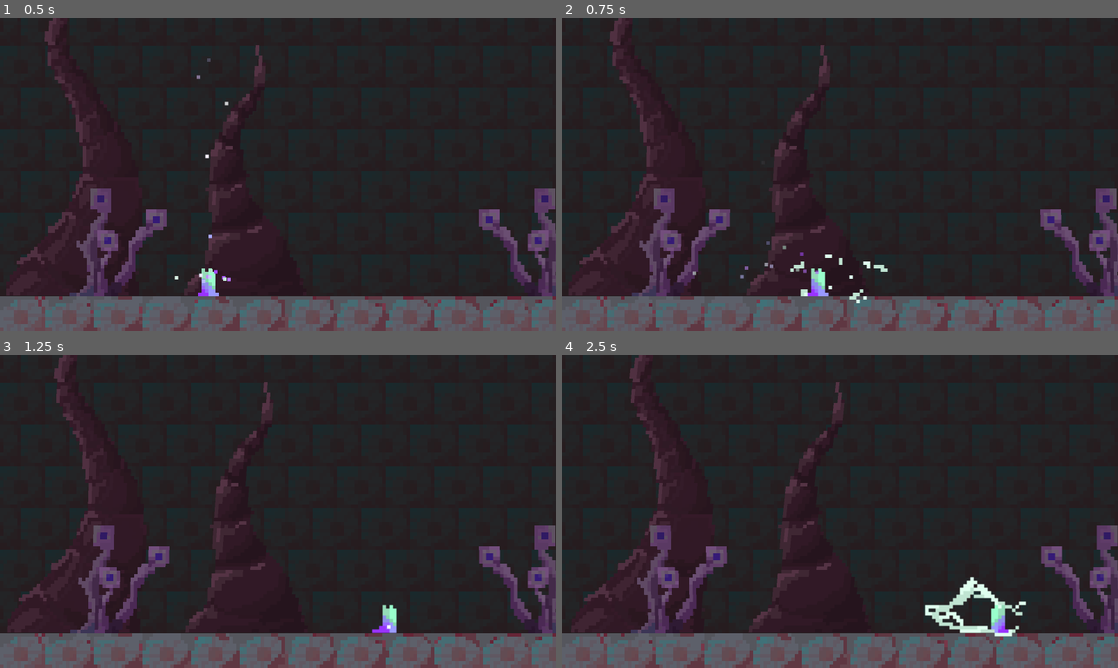
Above: before the commit, frames 1-4 (two rows, left to right).
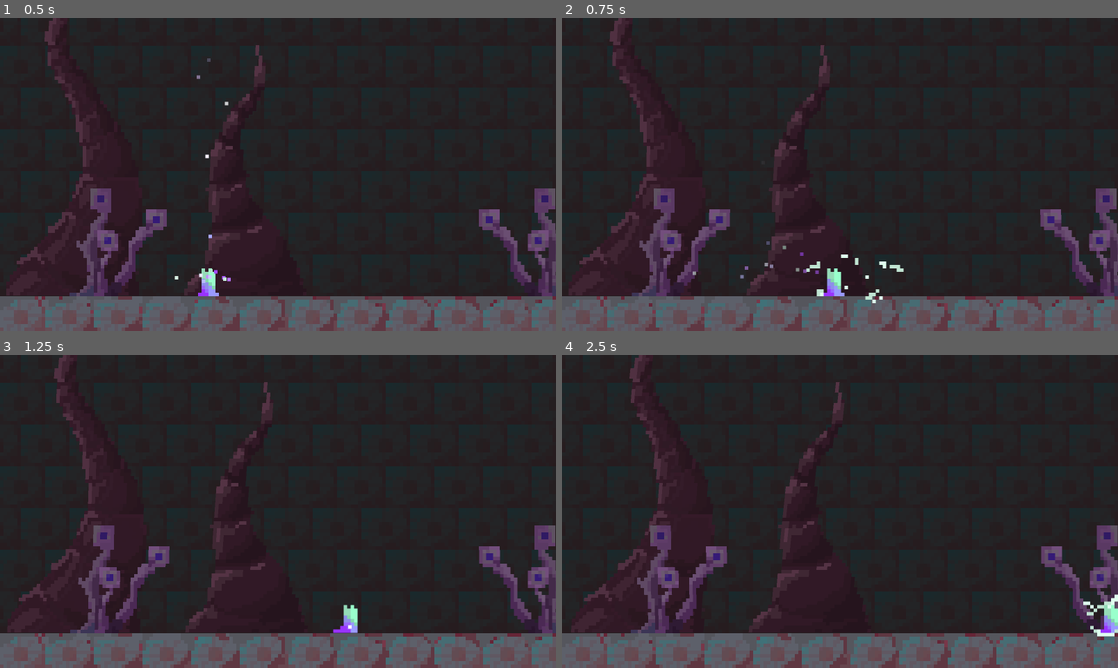
Above: after the commit, the same moments.

Repository: mu142857/Phage
Game: Godot game, scene res://levels/cradle_of_decay/cradle_of_decay.tscn
Same seed, same stepped clock (60 frames per second), same inputs: the game is played once before the commit and once after it. The project has no main scene, so this scene is started directly.
Inputs:
- Up to frame 1 (0.5 s): no input
- Up to frame 2 (0.75 s): tap Enter at 0.5 s; hold D (move_right) from 0.53 s (still down); hold Left (Attack1) from 0.53 s (still down)
- Up to frame 3 (1.25 s): keep holding D (move_right); keep holding Left (Attack1); tap Space (jump) at 0.77 s
- Up to frame 4 (2.5 s): release Left (Attack1) at 1.28 s; tap Left (Attack1) at 1.35 s; tap Space (jump) at 1.52 s; release D (move_right) at 2.03 s; hold A (move_left) from 2.03 s (still down); hold Left (Attack1) from 2.03 s (still down); tap Right (sprint) at 2.1 s

Frame 1 is identical in both runs. In frame 2, 0.9% of the frame differs, in the area x 41-62%, y 75-92%; in frame 3, 0.5%; in frame 4, 1.6%, in the area x 65-100%, y 70-90%.

Commit message:
Add two-stage Attack1 combo and animations

Diff:
--- a/phage-0.0/entities/player/player.tscn
+++ b/phage-0.0/entities/player/player.tscn
@@ -461,7 +461,12 @@
 }, {
 "duration": 1.0,
 "texture": SubResource("AtlasTexture_pth52")
-}, {
+}],
+"loop": false,
+"name": &"Attack1_1",
+"speed": 12.0
+}, {
+"frames": [{
 "duration": 1.0,
 "texture": SubResource("AtlasTexture_4iu2e")
 }, {
@@ -475,7 +480,7 @@
 "texture": SubResource("AtlasTexture_qsjf6")
 }],
 "loop": false,
-"name": &"Attack1",
+"name": &"Attack1_2",
 "speed": 12.0
 }, {
 "frames": [{
@@ -844,8 +849,9 @@
 
 [node name="AnimatedSprite2D" type="AnimatedSprite2D" parent="." unique_id=2023249808]
 sprite_frames = SubResource("SpriteFrames_akixf")
-animation = &"Attack1"
-frame = 5
+animation = &"Attack1_2"
+frame = 3
+frame_progress = 1.0
 offset = Vector2(30, -24)
 
 [node name="CollisionNormal" type="CollisionShape2D" parent="." unique_id=1544803397]
--- a/phage-0.0/entities/player/player_attack_1(9).gd
+++ b/phage-0.0/entities/player/player_attack_1(9).gd
@@ -1,45 +1,113 @@
 extends BasicState
 
-const ATTACK_MOVE_MULTIPLIER: float = 0.75
+const ATTACK_BURST_SPEED: float = 180.0
+const ATTACK_BRAKE_ACCEL: float = 800.0
 const ATTACK1_1_DAMAGE: int = 100
 const ATTACK1_2_DAMAGE: int = 30
+const ATTACK1_1_TRIGGER_FRAME: int = 2
+const ATTACK1_2_TRIGGER_FRAME: int = 2
+const ATTACK1_1_TRIGGER_TIME: float = 2.0 / 12.0
+const ATTACK1_2_TRIGGER_TIME: float = 2.0 / 12.0
+const COMBO_QUEUE_OPEN_TIME: float = 2.0 / 12.0
+
+const ANIM_ATTACK1_1: StringName = &"Attack1_1"
+const ANIM_ATTACK1_2: StringName = &"Attack1_2"
+const ANIM_ATTACK_LEGACY: StringName = &"Attack1"
 
 @onready var attack_hitbox_1: Area2D = $"../../HitBox/Attack1_1"
 @onready var attack_hitbox_2: Area2D = $"../../HitBox/Attack1_2"
+
+var phase_1_done: bool = false
+var phase_2_done: bool = false
+var attack_elapsed: float = 0.0
+var attack_locked_facing: int = 1
+var phase_2_requested: bool = false
+var current_phase: int = 1
 
 func enter() -> void:
 	var player := host as Player
 	if player == null:
 		return
+	phase_1_done = false
+	phase_2_done = false
+	attack_elapsed = 0.0
+	phase_2_requested = false
+	current_phase = 1
+	attack_locked_facing = player.facing_direction
+	if attack_locked_facing == 0:
+		attack_locked_facing = 1
+	player.set_facing_direction(attack_locked_facing)
 	player.set_walking_effect(false)
 	player.clear_attack_hitboxes()
-	if is_instance_valid(player.sprite):
-		player.sprite.play(&"Attack1")
+	_apply_attack_surge(player)
+	_play_attack_animation(player, ANIM_ATTACK1_1, ANIM_ATTACK_LEGACY)
 
 func process(delta: float) -> void:
 	var player := host as Player
 	if player == null:
 		return
 
-	var move_input := Input.get_axis(&"move_left", &"move_right")
-	player.velocity.x = move_input * player.RUN_SPEED * ATTACK_MOVE_MULTIPLIER
-
-	if move_input > 0.0:
-		player.set_facing_direction(1)
-	elif move_input < 0.0:
-		player.set_facing_direction(-1)
+	# Ignore horizontal move input during attack: do a forward lunge then decay.
+	player.velocity.x = move_toward(player.velocity.x, 0.0, ATTACK_BRAKE_ACCEL * delta)
+	player.set_facing_direction(attack_locked_facing)
 
 	if not player.is_on_floor():
 		player.velocity.y += player.GRAVITY * delta
 	elif player.velocity.y > 0.0:
 		player.velocity.y = 0.0
 	player.move_and_slide()
+	attack_elapsed += delta
+
+	# Queue phase 2 only in phase 1 and after combo window opens.
+	if current_phase == 1 and phase_1_done and not phase_2_done and attack_elapsed >= COMBO_QUEUE_OPEN_TIME:
+		if Input.is_action_pressed(&"Attack1") or Input.is_action_just_pressed(&"Attack1"):
+			phase_2_requested = true
+
+	_try_auto_attack_phases(player)
 
 func attack1_1_check() -> void:
+	if phase_1_done:
+		return
+	phase_1_done = true
 	_check_attack_hitbox(attack_hitbox_1, ATTACK1_1_DAMAGE)
 
 func attack1_2_check() -> void:
+	if not phase_2_requested:
+		return
+	if phase_2_done:
+		return
+	phase_2_done = true
 	_check_attack_hitbox(attack_hitbox_2, ATTACK1_2_DAMAGE)
+
+func _try_auto_attack_phases(player: Player) -> void:
+	if not is_instance_valid(player.sprite):
+		return
+	var anim := player.sprite.animation
+
+	if anim == ANIM_ATTACK1_1 or (anim == ANIM_ATTACK_LEGACY and current_phase == 1):
+		var phase_1_frame := player.sprite.frame
+		if phase_1_frame >= ATTACK1_1_TRIGGER_FRAME or attack_elapsed >= ATTACK1_1_TRIGGER_TIME:
+			attack1_1_check()
+		return
+
+	if anim == ANIM_ATTACK1_2 or (anim == ANIM_ATTACK_LEGACY and current_phase == 2):
+		var phase_2_frame := player.sprite.frame
+		if phase_2_frame >= ATTACK1_2_TRIGGER_FRAME or attack_elapsed >= ATTACK1_2_TRIGGER_TIME:
+			attack1_2_check()
+		return
+
+func _play_attack_animation(player: Player, primary: StringName, fallback: StringName = &"") -> void:
+	if not is_instance_valid(player.sprite):
+		return
+	var frames := player.sprite.sprite_frames
+	if frames != null and frames.has_animation(primary):
+		player.sprite.play(primary)
+		return
+	if fallback != &"" and frames != null and frames.has_animation(fallback):
+		player.sprite.play(fallback)
+
+func _apply_attack_surge(player: Player) -> void:
+	player.velocity.x = float(attack_locked_facing) * ATTACK_BURST_SPEED
 
 func _check_attack_hitbox(hitbox: Area2D, damage: int) -> void:
 	if not is_instance_valid(hitbox):
@@ -61,9 +129,23 @@
 		return
 	if not is_instance_valid(player.sprite):
 		return
-	if player.sprite.animation != &"Attack1":
+
+	var anim := player.sprite.animation
+	if anim == ANIM_ATTACK1_1 or (anim == ANIM_ATTACK_LEGACY and current_phase == 1):
+		attack1_1_check()
+		if phase_2_requested:
+			current_phase = 2
+			attack_elapsed = 0.0
+			player.clear_attack_hitboxes()
+			_apply_attack_surge(player)
+			_play_attack_animation(player, ANIM_ATTACK1_2, ANIM_ATTACK_LEGACY)
+			return
+		player.finish_attack()
 		return
-	player.finish_attack()
+
+	if anim == ANIM_ATTACK1_2 or (anim == ANIM_ATTACK_LEGACY and current_phase == 2):
+		attack1_2_check()
+		player.finish_attack()
 
 func exit() -> void:
 	var player := host as Player
